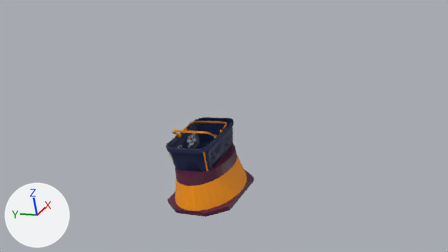
A saved change to the Blender file BasketBotModel.blend.
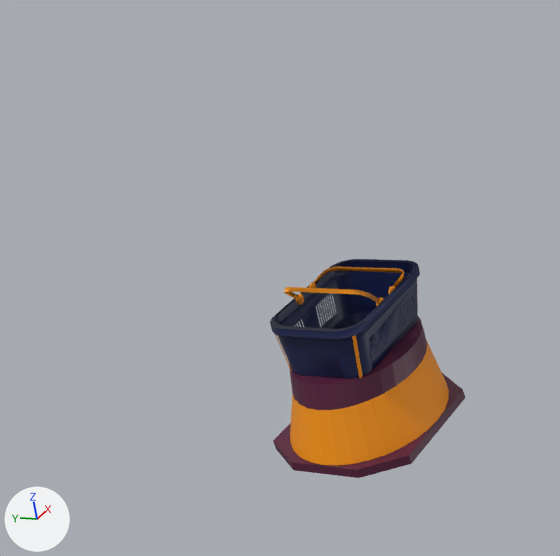
Each version is shown from the file's camera 'Camera', then close up on the part from 10% to 66% of the width and 0% to 100% of the height. Every picture has the same lights, and +X, +Y and +Z are marked at lower left.

Script lines for the objects in view, before the commit:
```python
ob_basket = bpy.data.objects.new('Basket', me_basket_shopping_n180315_3ds)
ob_basket.location = (0.001, 0.01, 0.464)
ob_basket.rotation_euler = (1.571, 0.0, 0.833)  # degrees (90, 0, 48)
ob_basket.scale = (0.000575, 0.000571, 0.000576)
ob_basketholder_front_right = bpy.data.objects.new('BasketHolder_Front_Right', me_cylinder_004)
ob_basketholder_front_right.location = (0.377, -0.206, 0.612)
ob_basketholder_front_right.rotation_euler = (-0.0256, 2.971, 2.279)  # degrees (-1.5, 170, 131)
ob_basketholder_front_right.scale = (0.003, 0.01, 0.15)
ob_basketholder_rear_left = bpy.data.objects.new('BasketHolder_Rear_Left', me_cylinder_006)
ob_basketholder_rear_left.location = (-0.362, 0.24, 0.61)
ob_basketholder_rear_left.rotation_euler = (-0.0256, 2.971, 5.42)  # degrees (-1.5, 170, 311)
ob_basketholder_rear_left.scale = (0.003, 0.01, 0.15)
ob_basketholder_rear_right = bpy.data.objects.new('BasketHolder_Rear_Right', me_cylinder_003)
ob_basketholder_rear_right.location = (-0.367, -0.22, 0.61)
ob_basketholder_rear_right.rotation_euler = (-0.0256, -0.17, 0.863)  # degrees (-1.5, -10, 49)
ob_basketholder_rear_right.scale = (0.003, 0.01, 0.15)
ob_body = bpy.data.objects.new('Body', me_cylinder)
ob_body.location = (-0.002, 0.007, 0.18)
ob_body.rotation_euler = (0.0, 0.0, 3.142)  # degrees (0, 0, 180)
ob_body.scale = (1.7, 1.31, 0.499)
ob_screenbody = bpy.data.objects.new('ScreenBody', me_cylinder_001)
ob_screenbody.location = (-0.002, 0.007, 0.396)
ob_screenbody.rotation_euler = (0.0, 0.0, 3.142)  # degrees (0, 0, 180)
ob_screenbody.scale = (1.7, 1.05, 0.217)
ob_wheelbase = bpy.data.objects.new('WheelBase', me_cube_003)
ob_wheelbase.location = (-0.001, 0.002, 0.003)
ob_wheelbase.rotation_euler = (0.0, 0.0, 3.142)  # degrees (0, 0, 180)
ob_wheelbase.scale = (0.55, 0.42, 0.025)
```
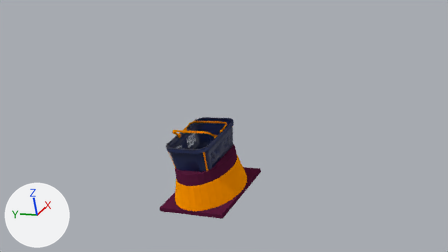
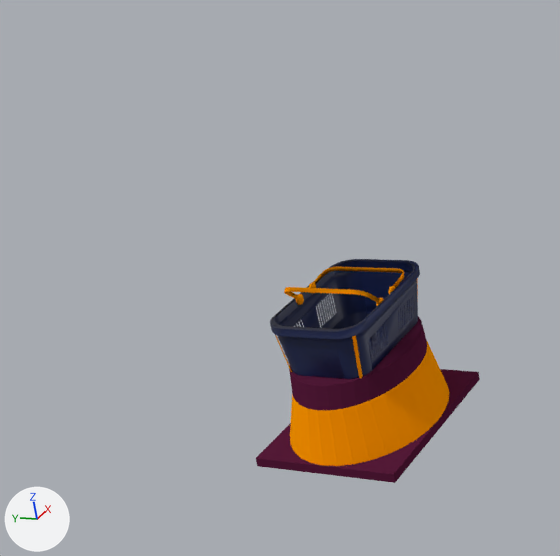
The newer file is also turned or shifted as a whole; pictures and numbers use the older file's frame.

Changed parts and their boxes (x1, y1, x2, y2) in the close-ups (560 x 556 px):
'Basket', recoloured: (271, 263, 420, 379) in both
'Body', recoloured: (290, 340, 449, 466) in both
'WheelBase', recoloured, reshaped (17% wider, 8% taller): before (273, 373, 465, 478); after (256, 369, 480, 483)
'ScreenBody', recoloured: (289, 317, 427, 410) in both
'BasketHolder_Rear_Right', recoloured: (352, 335, 363, 378) in both
'BasketHolder_Rear_Left', recoloured: (275, 334, 292, 372) in both

Patch to the scene script:
```diff
--- a/BasketBotModel.blend.py
+++ b/BasketBotModel.blend.py
@@ mat_brand1 @@
-mat_brand1 = principled_material('Brand1')
+mat_brand1 = diffuse_material('Brand1')
 mat_brand1.base_color = (0.0953, 0.0116, 0.0437)  # dark red #571c3b
@@ mat_brand2 @@
-mat_brand2 = principled_material('Brand2')
+mat_brand2 = diffuse_material('Brand2')
 mat_brand2.base_color = (1.0, 0.319, 0.0)  # orange #ff9900
+mat_brand2.roughness = 0.5
@@ me_cube_003 @@
 # used by ob_wheelbase; location = (-0.001, 0.002, 0.003); rotation_euler = (0.0, 0.0, 3.142), in degrees (0, 0, 180); scale = (0.55, 0.42, 0.025)
-me_cube_003.from_pydata(...)  # 32 vertices, 30 faces; spans x -1.0..1.0, y -1.01..1.0, z -1.0..1.32
+me_cube_003.from_pydata(...)  # 8 vertices, 6 faces; spans x -1.0..1.0, y -1.01..0.99, z -1.0..1.0
+# me_cube_003 part 1: the whole mesh is rebuilt
 me_cube_003.materials.append(mat_brand1)
```
